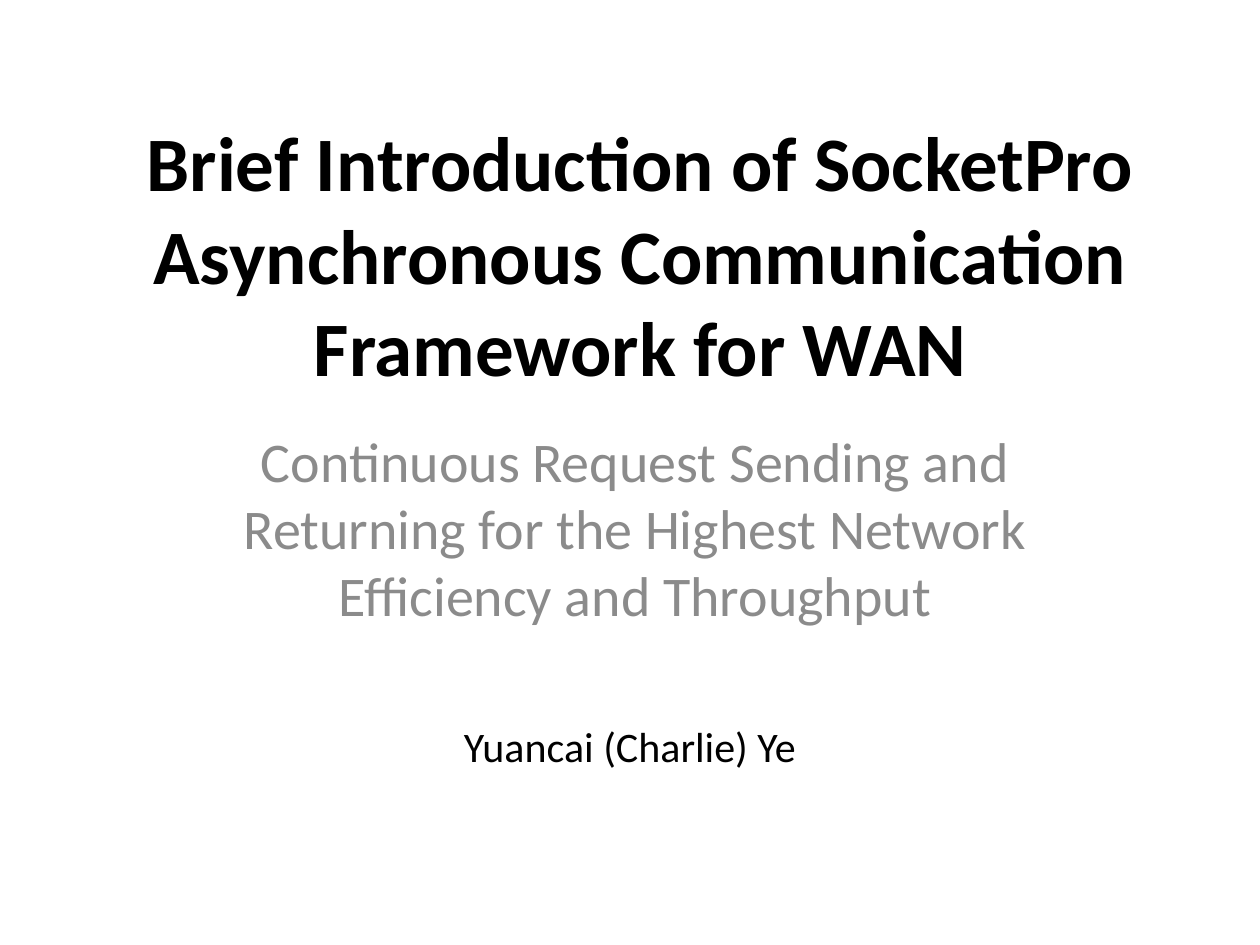
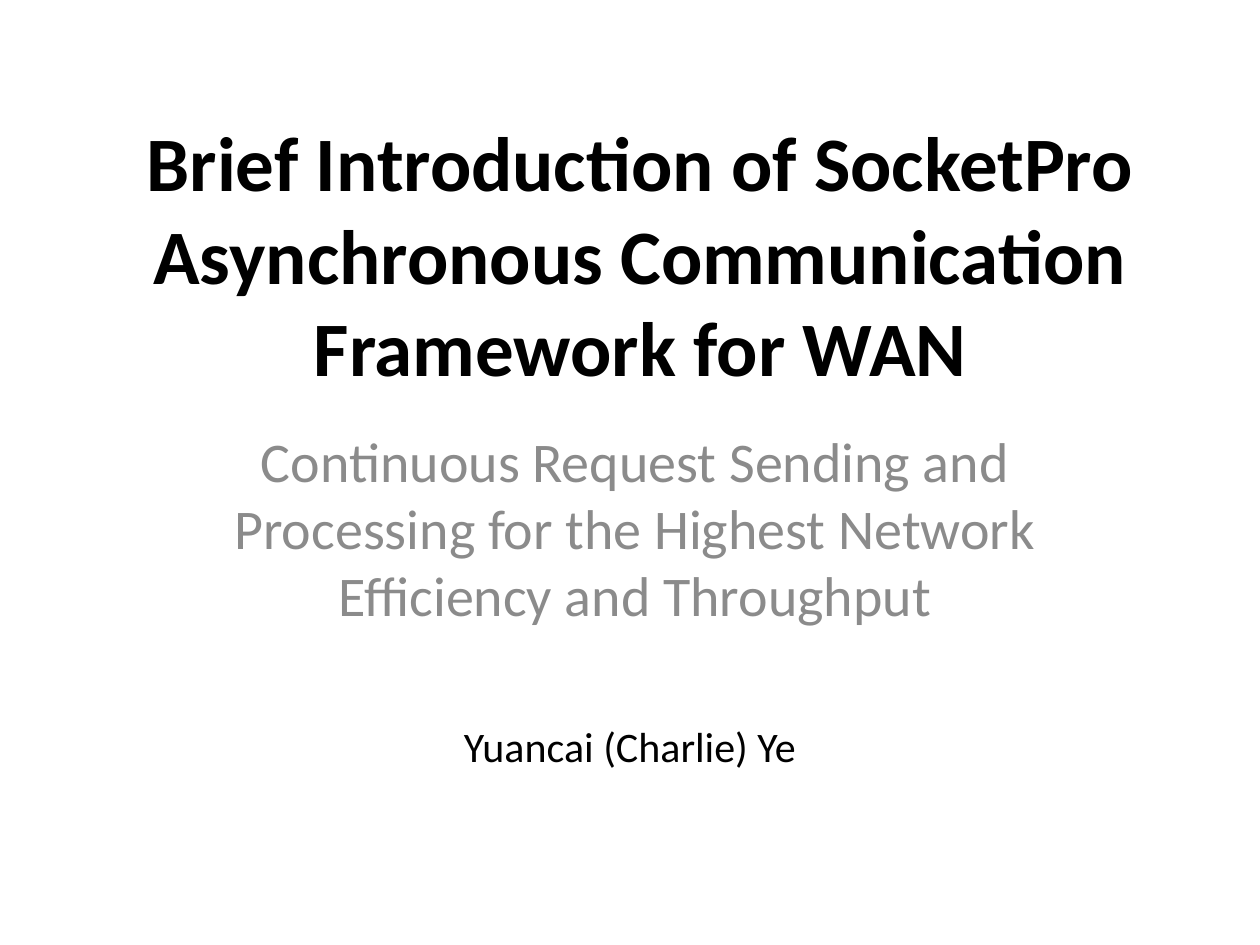
Before and after one commit to udaparts/doc, a slide deck: slide 1 of origin_draws/Brief Introduction of SocketPro ACF.pptx. Drawn at 1260x945 pixels with LibreOffice and Linux fonts; fonts in the diff are those of the drawing. Boxes give left, top, right and bottom in pixels: in the first picture for what was removed or moved away, otherwise in the second. Text is boxed around its words. In the diff, an @@ line names an element or a change of style, - is before the commit and + after.

Commit message:
add ppt files

```diff
--- a/origin_draws/Brief Introduction of SocketPro ACF.pptx
+++ b/origin_draws/Brief Introduction of SocketPro ACF.pptx
@@ subtitle at [234, 443, 1035, 626]: text changed @@
-Continuous Request Sending and Returning for the Highest Network Efficiency and Throughput
+Continuous Request Sending and Processing for the Highest Network Efficiency and Throughput
```
Also in this commit, not shown: 2 other slides changed, 2 other files.
